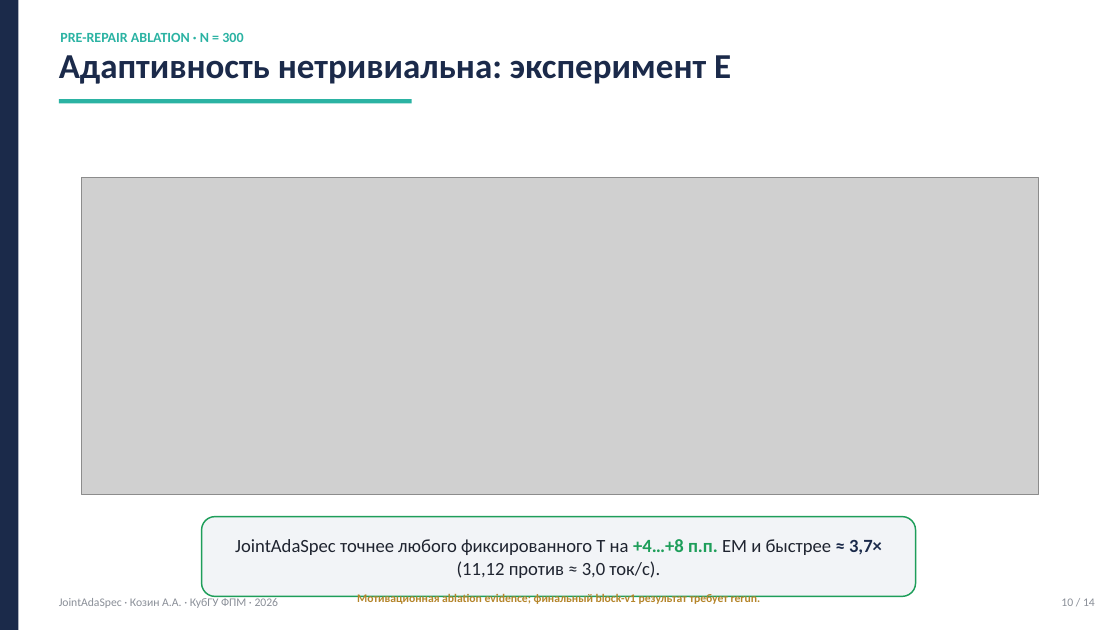
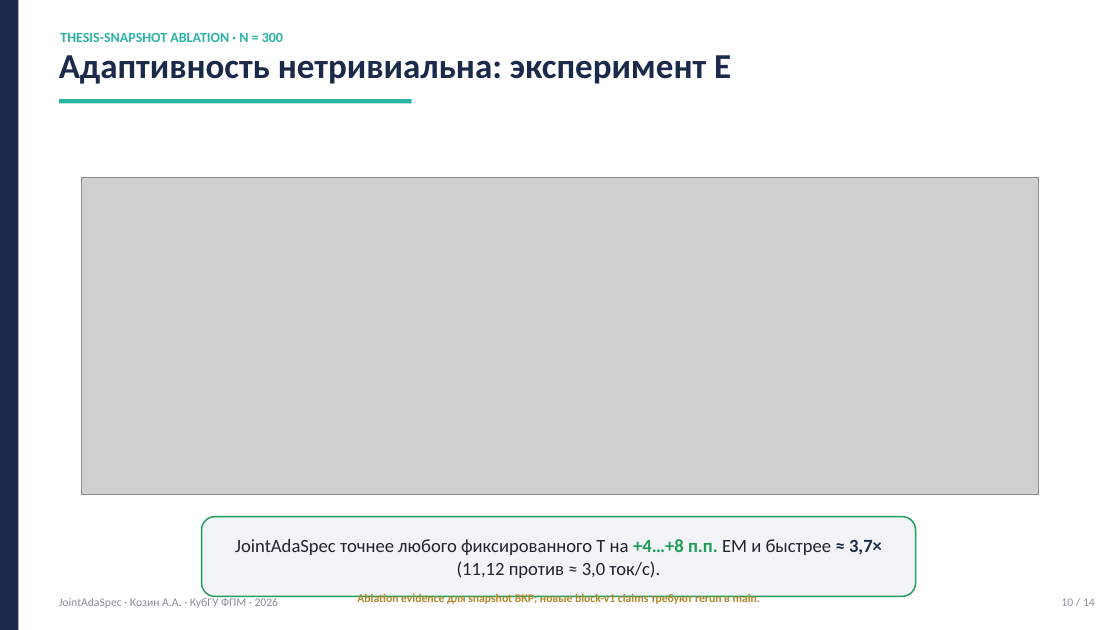
Before and after one commit to levvius/adaptive-speculative-decoding, a slide deck: slide 10 of papers/dist/JointAdaSpec_defense.pptx. Drawn at 1120x630 pixels with LibreOffice and Linux fonts; fonts in the diff are those of the drawing; grey boxes stand for pictures. Boxes give left, top, right and bottom in pixels: in the first picture for what was removed or moved away, otherwise in the second. Text is boxed around its words. In the diff, an @@ line names an element or a change of style, - is before the commit and + after.

Commit message:
chore: rebuild defense deck for thesis snapshot framing

```diff
--- a/papers/dist/JointAdaSpec_defense.pptx
+++ b/papers/dist/JointAdaSpec_defense.pptx
@@ text at (x1=60, y1=33, x2=283, y2=42): text changed @@
-PRE-REPAIR ABLATION · N = 300
+THESIS-SNAPSHOT ABLATION · N = 300
@@ text at (x1=357, y1=594, x2=760, y2=604): text changed @@
-Мотивационная ablation evidence; финальный block-v1 результат требует rerun.
+Ablation evidence для snapshot ВКР; новые block-v1 claims требуют rerun в main.
```
Also in this commit, not shown: 4 other slides changed, 2 other files.
